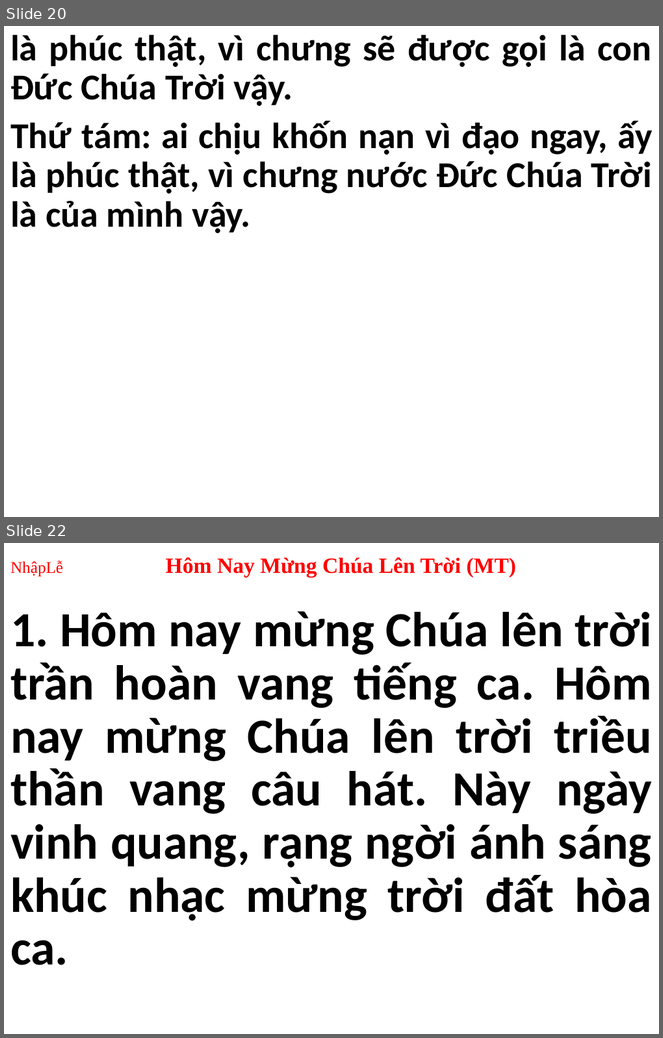
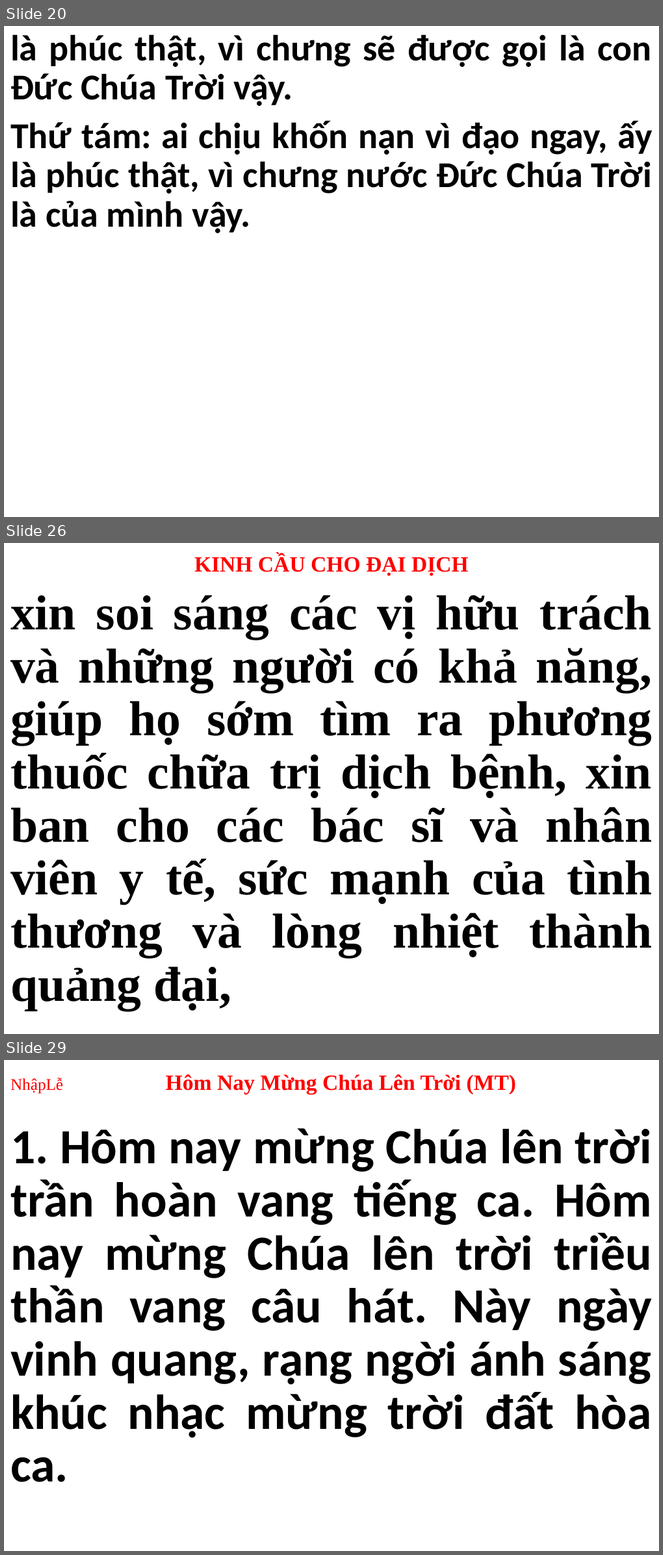
Before and after one commit to webfullstack99/usb-songs, a slide deck: CN.pptx. Shown one above the other, each under a label of ours: slides 20 and 22 before the commit, slides 20, 26 and 29 after it; the slides between them are not shown. The pictures are 663x1038 and 663x1555 pixels, drawn with LibreOffice and Linux fonts; fonts in the diff are those of the drawing. Boxes give left, top, right and bottom in pixels: in the first picture for what was removed or moved away, otherwise in the second. Text is boxed around its words. In the diff, an @@ line names an element or a change of style, - is before the commit and + after.

```diff
--- a/CN.pptx
+++ b/CN.pptx
@@ slide 26 added at (4, 543, 659, 1034), background #FFFFFF @@
@@ title added at (194, 554, 469, 575), 24 pt, text #FF0000, bold @@
+KINH CẦU CHO ĐẠI DỊCH
@@ subtitle added at (10, 595, 653, 1011), 54 pt, text #000000, bold @@
+xin soi sáng các vị hữu trách và những người có khả năng, giúp họ sớm tìm ra phương thuốc chữa trị dịch bệnh, xin ban cho các bác sĩ và nhân viên y tế, sức mạnh của tình thương và lòng nhiệt thành quảng đại,
@@ what was slide 22 is now slide 29 @@
```
Also in this commit, not shown: 2 slides changed, 6 other slides added, 3 other files.
